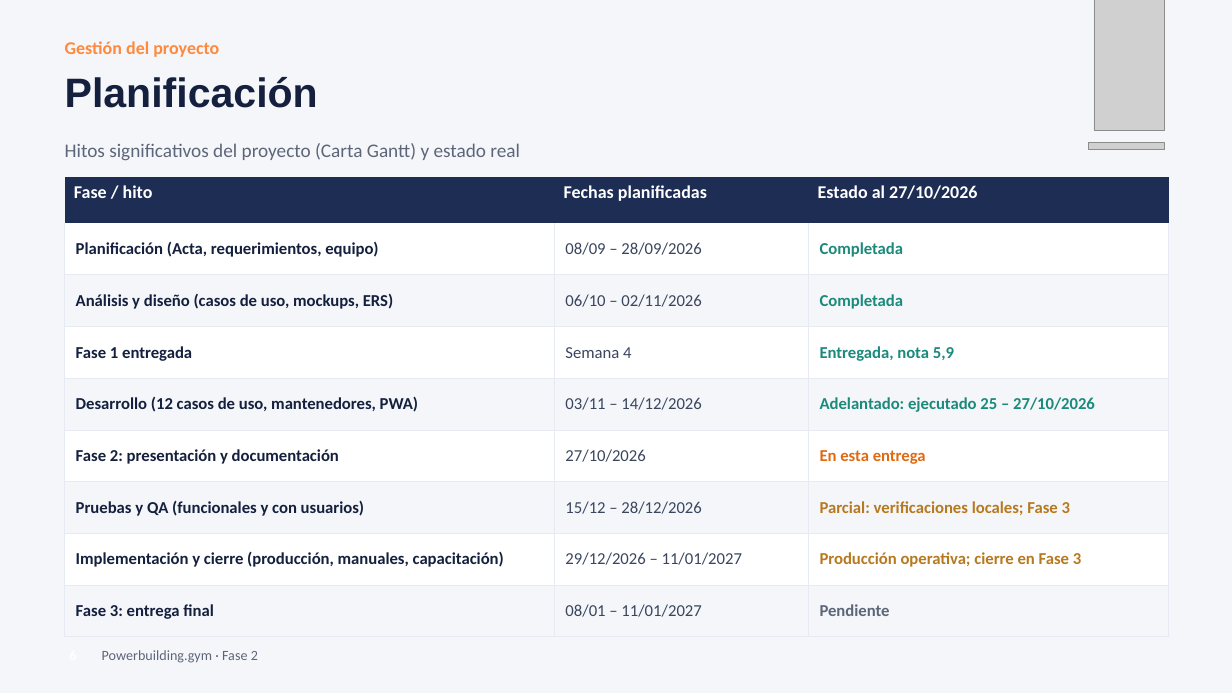
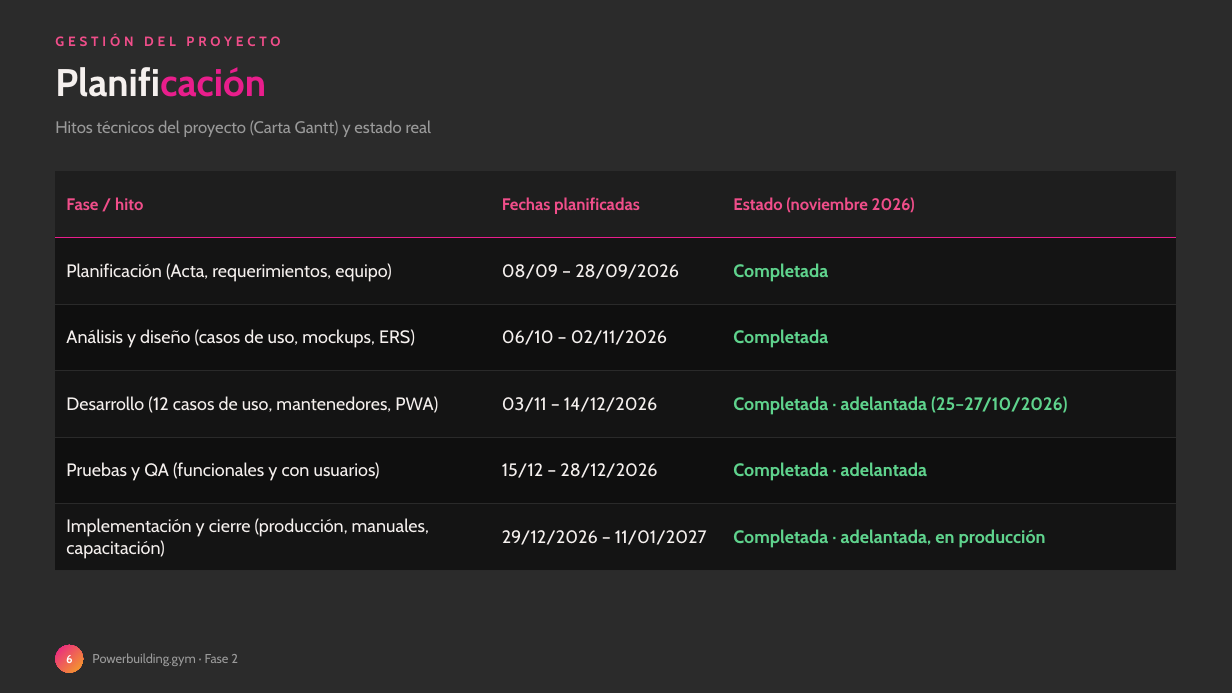
Before and after one commit to zalak3t/Powerbuilding.gym, a slide deck: slide 6 of FASE-2/Documentacion Asignatura PTY4614/Presentación Proyecto.pptx. Drawn at 1232x693 pixels with LibreOffice and Linux fonts; fonts in the diff are those of the drawing; grey boxes stand for pictures; background and template pictures are left out; a plain dark background stands for a picture behind light text. Boxes give left, top, right and bottom in pixels: in the first picture for what was removed or moved away, otherwise in the second. Text is boxed around its words. In the diff, an @@ line names an element or a change of style, - is before the commit and + after.

```diff
--- a/FASE-2/Documentacion Asignatura PTY4614/Presentación Proyecto.pptx
+++ b/FASE-2/Documentacion Asignatura PTY4614/Presentación Proyecto.pptx
@@ background #F4F6FA to picture (left out) @@
@@ picture removed at [1094, 0, 1165, 131] @@
@@ text at [55, 35, 280, 46]: text changed; size 14 to 10.5 pt; font Calibri to Cabin; text colour #FF8A3D to #F04E8A @@
-Gestión del proyecto
+GESTIÓN DEL PROYECTO
@@ text added at [55, 67, 266, 97], 30 pt, text #F5F0EE, bold @@
+Planificación
@@ title removed at [65, 77, 318, 108] @@
-Planificación
@@ text "Hitos técnicos del proyecto (Carta ..." at [55, 120, 432, 137]: vertical alignment middle to top @@
@@ text at [55, 120, 432, 137]: text changed; size 15 to 13 pt; font Calibri to Cabin; text colour #5D6679 to #9A9A9A @@
-Hitos significativos del proyecto (Carta Gantt) y estado real
+Hitos técnicos del proyecto (Carta Gantt) y estado real
@@ picture removed at [1089, 143, 1165, 150] @@
@@ table at [55, 171, 1177, 570] @@
-row 1, column 3: Estado al 27/10/2026
+row 1, column 3: Estado (noviembre 2026)
-row 4: Fase 1 entregada | Semana 4 | Entregada, nota 5,9
-row 5: Desarrollo (12 casos de uso, mantenedores, PWA) | 03/11 – 14/12/2026 | Adelantado: ejecutado 25 – 27/10/2026
-row 6: Fase 2: presentación y documentación | 27/10/2026 | En esta entrega
-row 7: Pruebas y QA (funcionales y con usuarios) | 15/12 – 28/12/2026 | Parcial: verificaciones locales; Fase 3
-row 8: Implementación y cierre (producción, manuales, capacitación) | 29/12/2026 – 11/01/2027 | Producción operativa; cierre en Fase 3
-row 9: Fase 3: entrega final | 08/01 – 11/01/2027 | Pendiente
+row 4: Desarrollo (12 casos de uso, mantenedores, PWA) | 03/11 – 14/12/2026 | Completada · adelantada (25–27/10/2026)
+row 5: Pruebas y QA (funcionales y con usuarios) | 15/12 – 28/12/2026 | Completada · adelantada
+row 6: Implementación y cierre (producción, manuales, capacitación) | 29/12/2026 – 11/01/2027 | Completada · adelantada, en producción
@@ table: place and size @@
-table at [65, 177, 1169, 623]
+table at [55, 171, 1177, 570]
@@ ellipse "6": place and size @@
-ellipse "6" at [55, 638, 91, 673]
+ellipse "6" at [55, 645, 83, 673]
@@ ellipse "6" at [55, 645, 83, 673]: size 11 to 9 pt, font Calibri to Cabin; fill none to gradient #E91E8C to #F5A623 @@
@@ text added at [92, 653, 238, 666], 10 pt, text #9A9A9A @@
+Powerbuilding.gym · Fase 2
@@ text removed at [102, 650, 258, 663] @@
-Powerbuilding.gym · Fase 2
```
Also in this commit, not shown: 27 other slides changed, 1 slide added, 1 slide removed, 6 other files.
